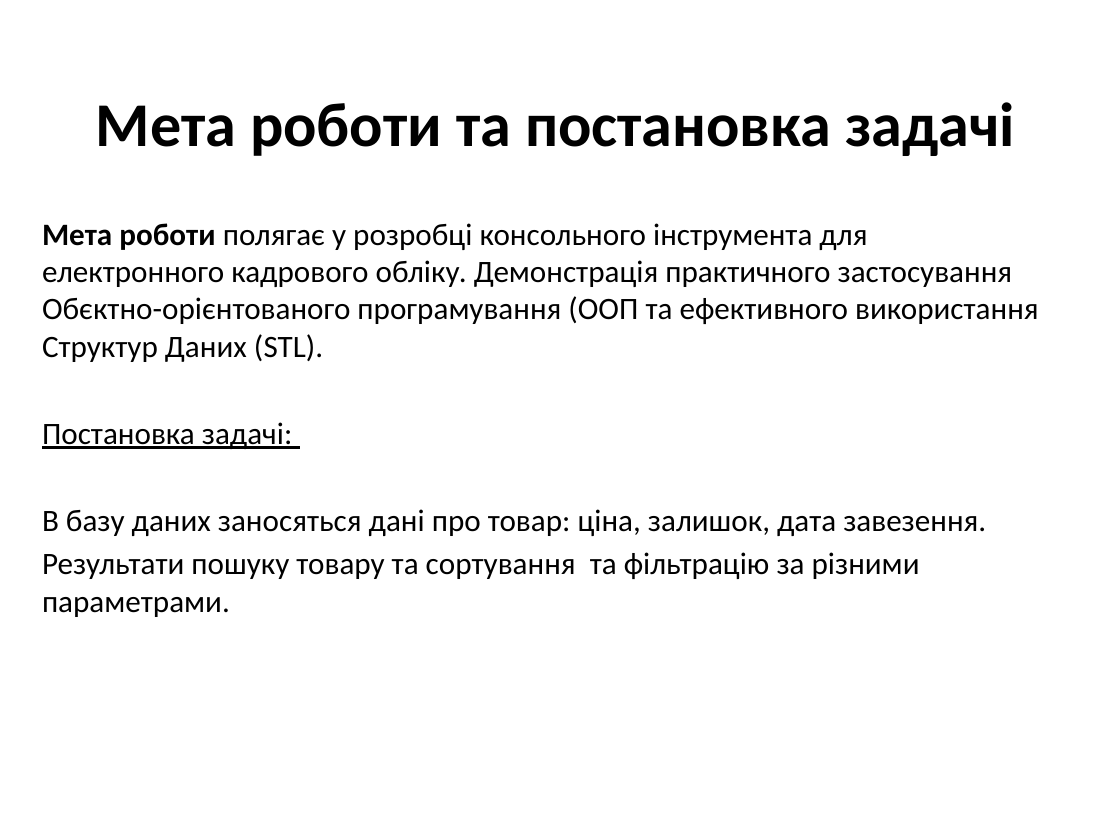
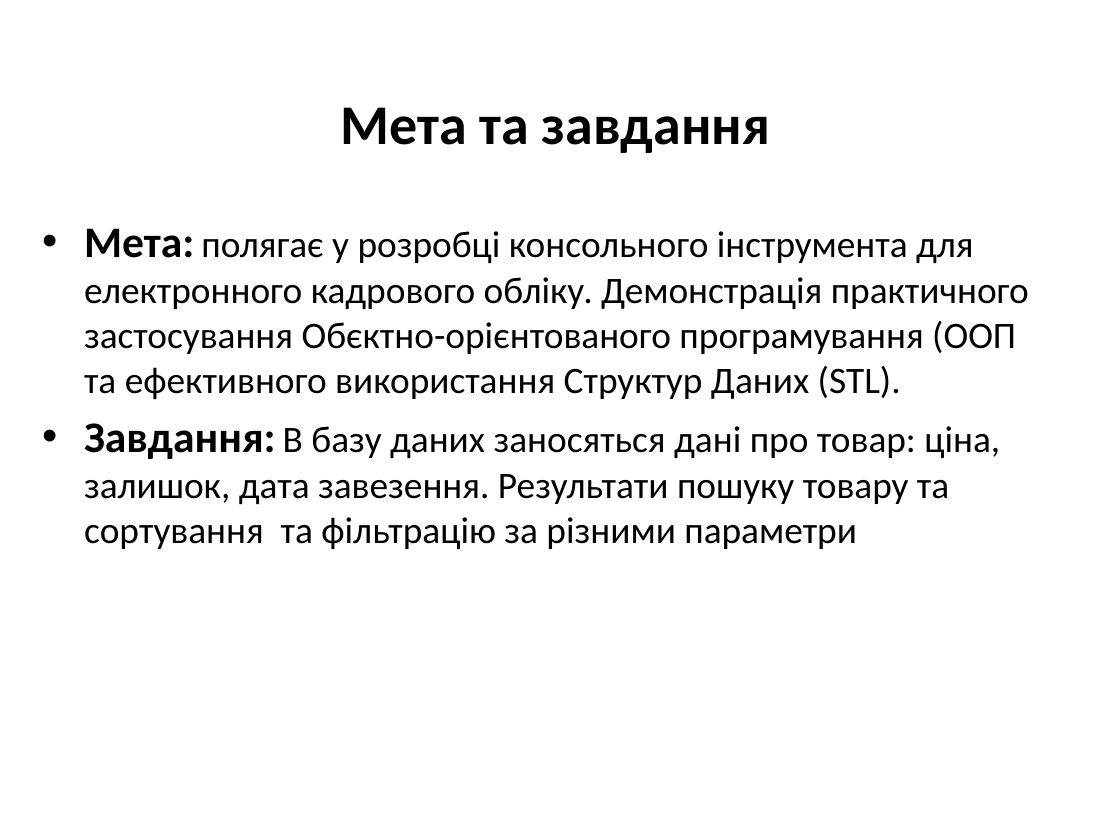
Before and after one commit to maksimkir/Kursova, a slide deck: slide 2 of documentation/Презентація.pptx. Drawn at 1120x840 pixels with LibreOffice and Linux fonts; fonts in the diff are those of the drawing. Boxes give left, top, right and bottom in pixels: in the first picture for what was removed or moved away, otherwise in the second. Text is boxed around its words. In the diff, an @@ line names an element or a change of style, - is before the commit and + after.

```diff
--- a/documentation/Презентація.pptx
+++ b/documentation/Презентація.pptx
@@ title at [341, 107, 770, 153]: text changed; size 40 to 36 pt @@
-Мета роботи та постановка задачі
+Мета та завдання
@@ subtitle at [84, 228, 1029, 549]: text changed; size 20 to 24 pt @@
-Мета роботи полягає у розробці консольного інструмента для електронного кадрового обліку. Демонстрація практичного застосування Обєктно-орієнтованого програмування (ООП та ефективного використання Структур Даних (STL).
-Постановка задачі:
-В базу даних заносяться дані про товар: ціна, залишок, дата завезення.
-Результати пошуку товару та сортування та фільтрацію за різними параметрами.
+• Мета: полягає у розробці консольного інструмента для електронного кадрового обліку. Демонстрація практичного застосування Обєктно-орієнтованого програмування (ООП та ефективного використання Структур Даних (STL).
+• Завдання: В базу даних заносяться дані про товар: ціна, залишок, дата завезення. Результати пошуку товару та сортування та фільтрацію за різними параметри
```
Also in this commit, not shown: 4 other slides changed, 6 slides added, 3 slides removed, 2 other files.
